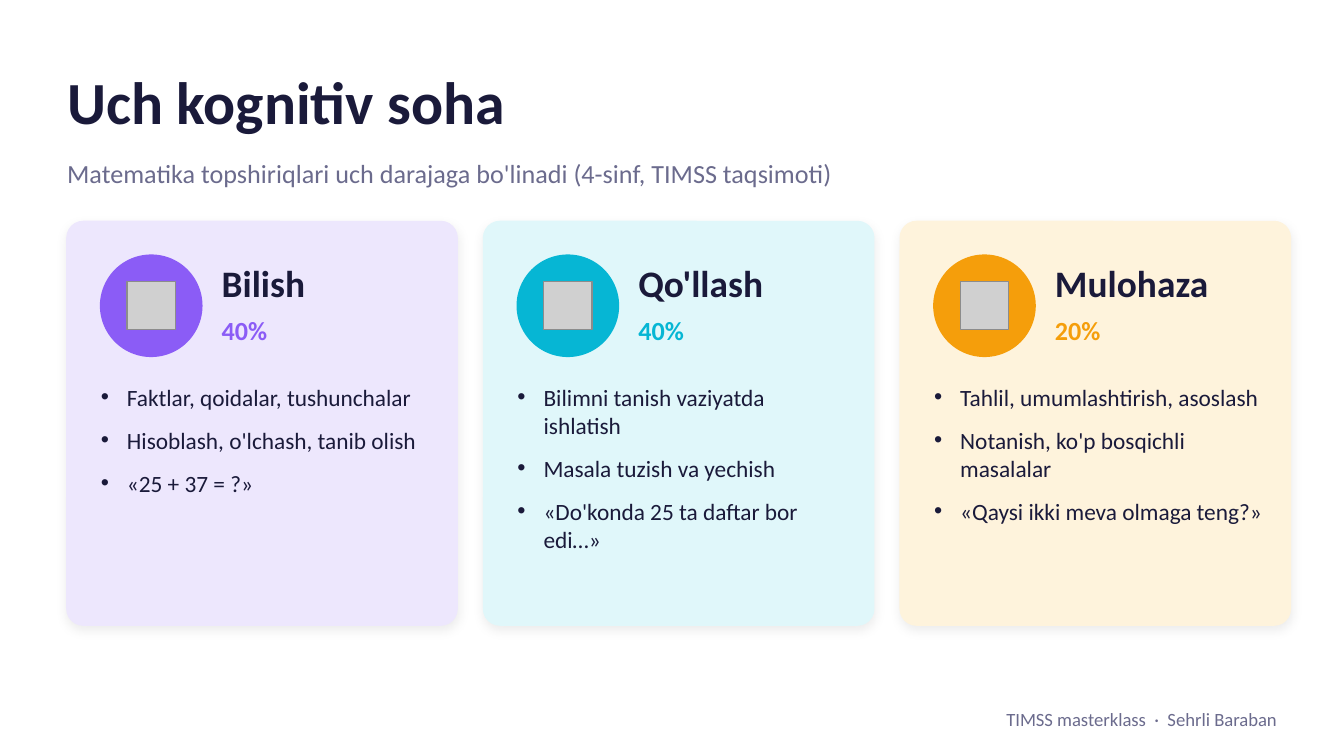
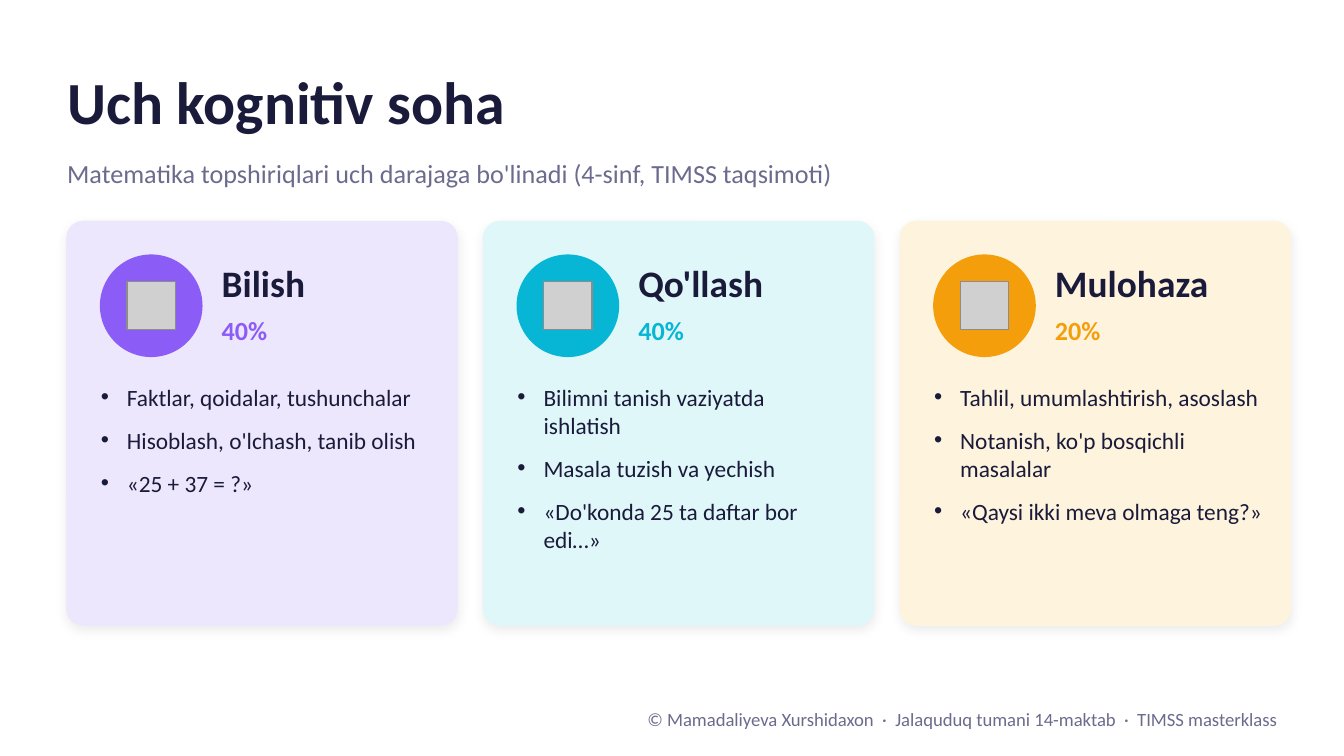
Before and after one commit to muhammadqodirbekqayumov/Xurshidaxon, a slide deck: slide 4 of docs/TIMSS-masterklass.pptx. Drawn at 1344x756 pixels with LibreOffice and Linux fonts; fonts in the diff are those of the drawing; grey boxes stand for pictures. Boxes give left, top, right and bottom in pixels: in the first picture for what was removed or moved away, otherwise in the second. Text is boxed around its words. In the diff, an @@ line names an element or a change of style, - is before the commit and + after.

```diff
--- a/docs/TIMSS-masterklass.pptx
+++ b/docs/TIMSS-masterklass.pptx
@@ text at [667, 713, 1277, 729]: text changed @@
-TIMSS masterklass · Sehrli Baraban
+© Mamadaliyeva Xurshidaxon · Jalaquduq tumani 14-maktab · TIMSS masterklass
```
Also in this commit, not shown: 13 other slides changed, 10 other files.
